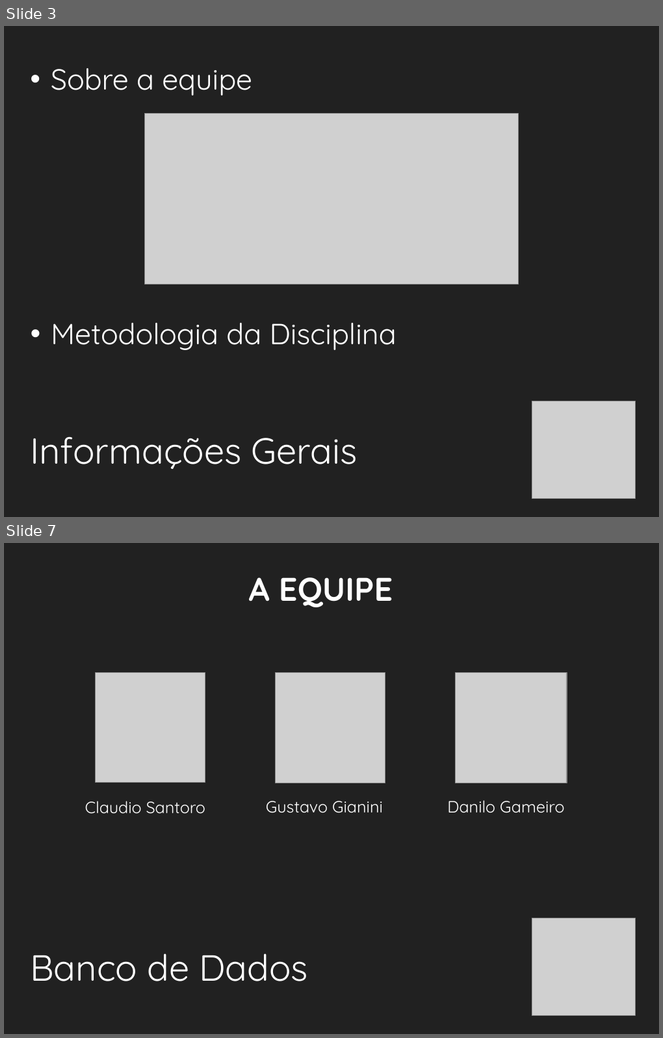
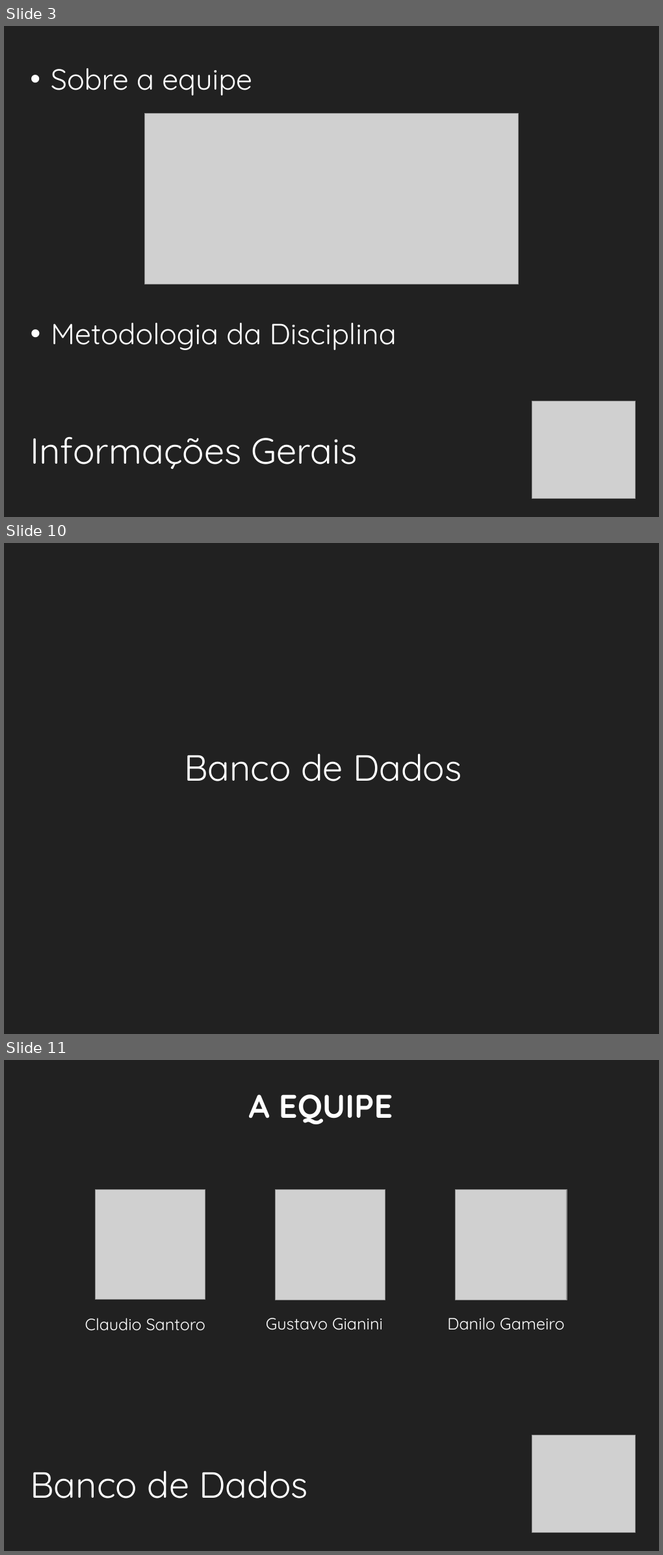
Before and after one commit to ovflowd/matriculeMe, a slide deck: Artefatos/ApresentaçãoFinal.pptx. Shown one above the other, each under a label of ours: slides 3 and 7 before the commit, slides 3, 10 and 11 after it; the slides between them are not shown. The pictures are 663x1038 and 663x1555 pixels, drawn with LibreOffice and Linux fonts; fonts in the diff are those of the drawing; grey boxes stand for pictures; background and template pictures are left out. Boxes give left, top, right and bottom in pixels: in the first picture for what was removed or moved away, otherwise in the second. Text is boxed around its words. In the diff, an @@ line names an element or a change of style, - is before the commit and + after.

```diff
--- a/Artefatos/ApresentaçãoFinal.pptx
+++ b/Artefatos/ApresentaçãoFinal.pptx
@@ slide 10 added at [4, 543, 659, 1034], background #212121 @@
@@ text added at [184, 754, 462, 782], 40 pt, text #FFFFFF @@
+Banco de Dados
@@ what was slide 7 is now slide 11 @@
```
Also in this commit, not shown: 22 slides changed, 8 other slides added.
